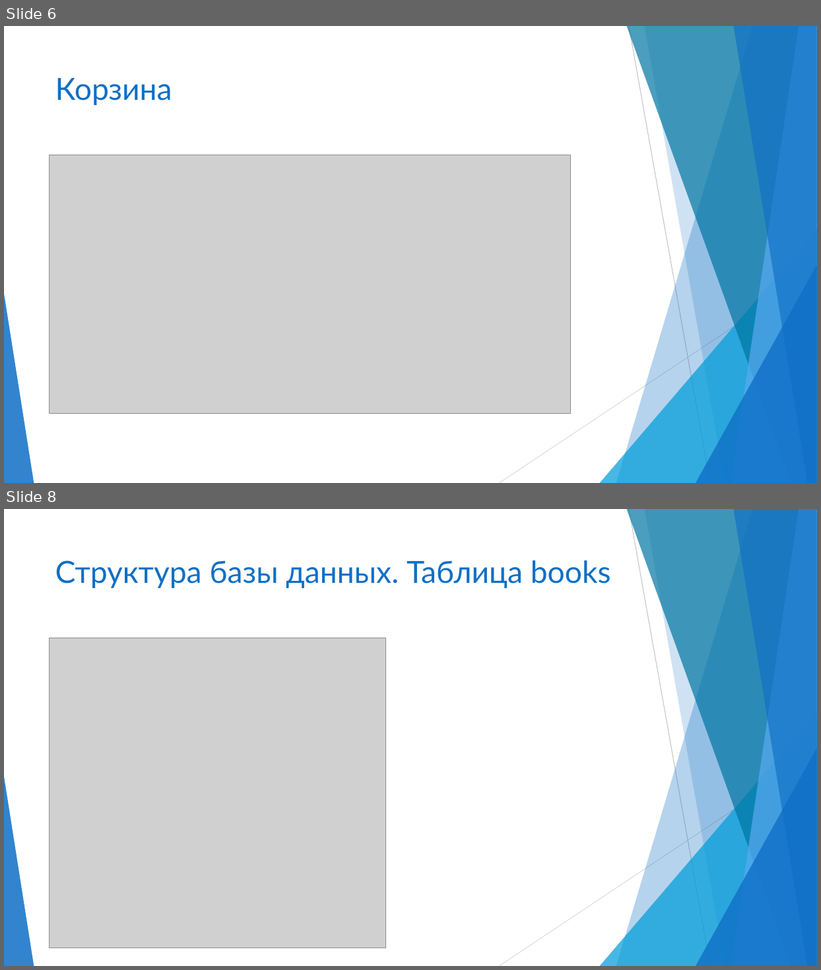
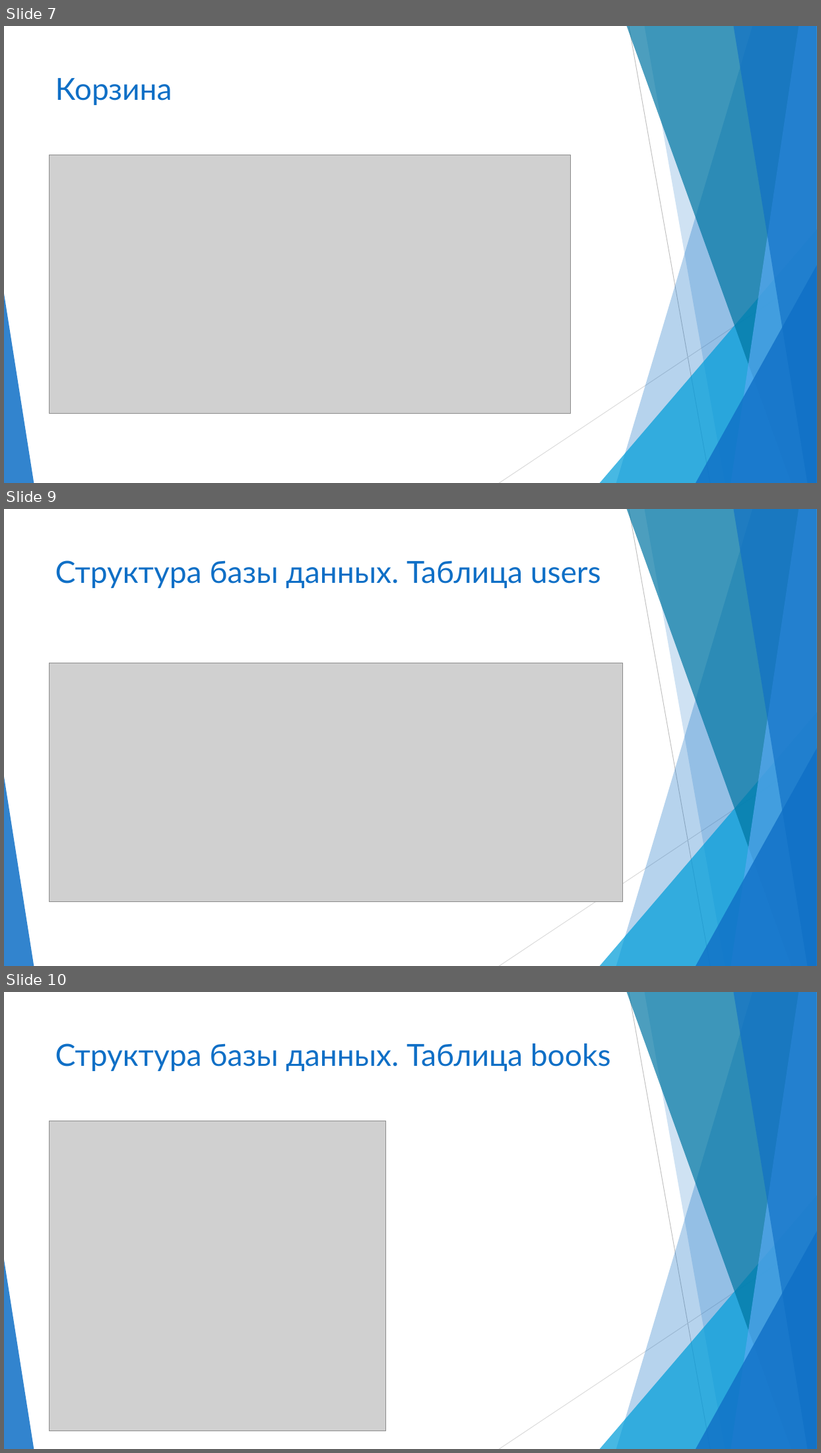
Before and after one commit to Kote5615/flask, a slide deck: flask_project_docx/bookshop.pptx. Shown one above the other, each under a label of ours: slides 6 and 8 before the commit, slides 7, 9 and 10 after it; the slides between them are not shown. The pictures are 821x970 and 821x1453 pixels, drawn with LibreOffice and Linux fonts; fonts in the diff are those of the drawing; grey boxes stand for pictures. Boxes give left, top, right and bottom in pixels: in the first picture for what was removed or moved away, otherwise in the second. Text is boxed around its words. In the diff, an @@ line names an element or a change of style, - is before the commit and + after.

```diff
--- a/flask_project_docx/bookshop.pptx
+++ b/flask_project_docx/bookshop.pptx
@@ slide 9 added at (x1=4, y1=509, x2=817, y2=966), background #FFFFFF; not listed: 10 template elements that a slide beside it also shows @@
@@ title added at (x1=55, y1=560, x2=601, y2=588), 36 pt, text #0F6FC6 @@
+Структура базы данных. Таблица users
@@ picture added at (x1=49, y1=663, x2=622, y2=902) @@
@@ what was slide 6 is now slide 7 @@
@@ what was slide 8 is now slide 10 @@
```
Also in this commit, not shown: 4 slides changed, 11 other slides added, 1 slide removed.
